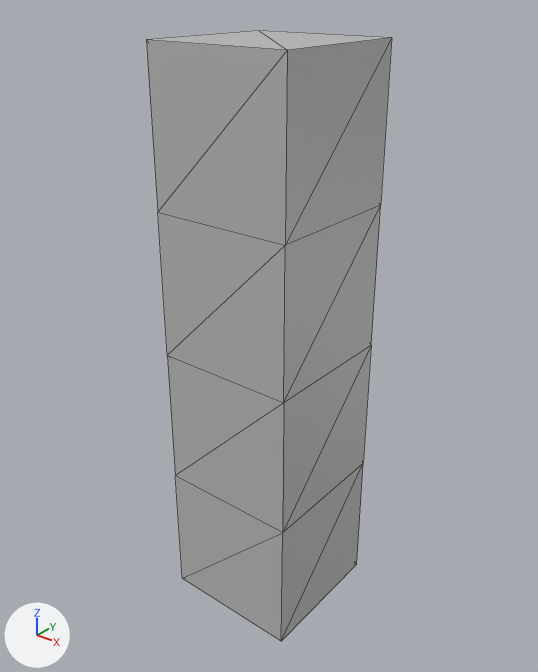
An edit to the Blender file Project/App/Assets/Models/BoxMan/BoxMan.blend, drawn before and after from the same camera.
Both versions are drawn from a camera (50 mm lens) standing at (1.43, -1.797, 2.166) and looking at (-0.018, 0.013, 1.044). Every picture has the same lights, and +X, +Y and +Z are marked at lower left. Mesh edges are drawn as thin lines.

Before the edit, the objects in view are built like this:
```python
mat_material = principled_material('Material')
mat_material.base_color = (0.5, 0.5, 0.5)  # grey #bcbcbc
me_cube = bpy.data.meshes.new('Cube')
me_cube.from_pydata(...)  # 20 vertices, 36 faces; spans x -0.25..0.25, y -0.25..0.25, z 0.0..2.0
me_cube.materials.append(mat_material)  # grey #bcbcbc
ob_cube = bpy.data.objects.new('Cube', me_cube)
ob_cube.location = (0.0, 0.0, 0.0)
```
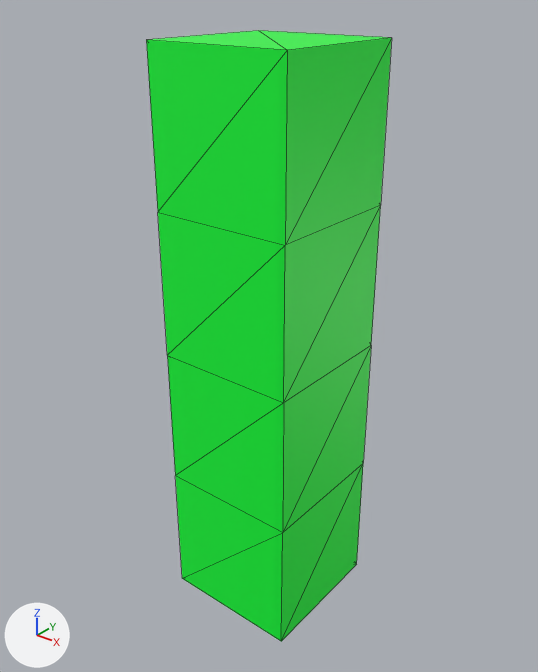
Edits to the bpy script that builds the scene:
```text
Add img_tex:
    img_tex = load_image('tex', 'tex.png', 1024, 1024, 'sRGB')
Change mat_material:
    remove mat_material.base_color = (0.5, 0.5, 0.5)  # grey #bcbcbc
    add mat_material.texture = img_tex
```

Changed parts and their boxes [x1, y1, x2, y2] in the pictures (538 x 672 px):
'Cube', surface changed (grey to green): [146, 30, 392, 642] in both
